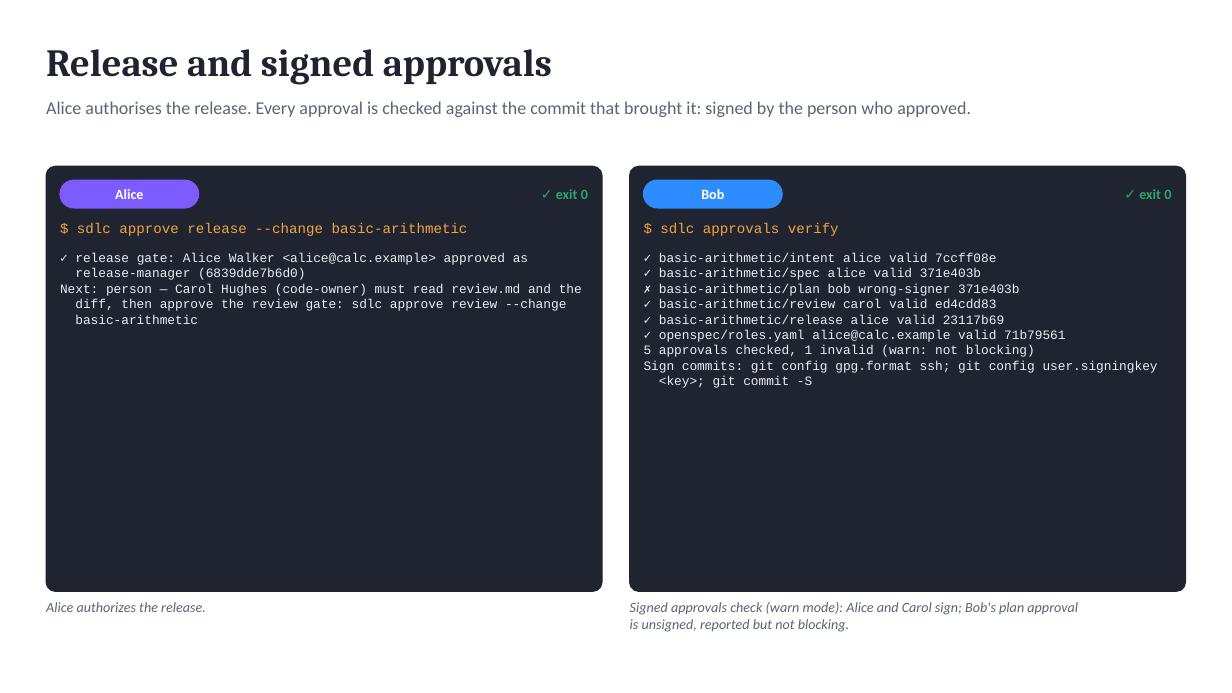
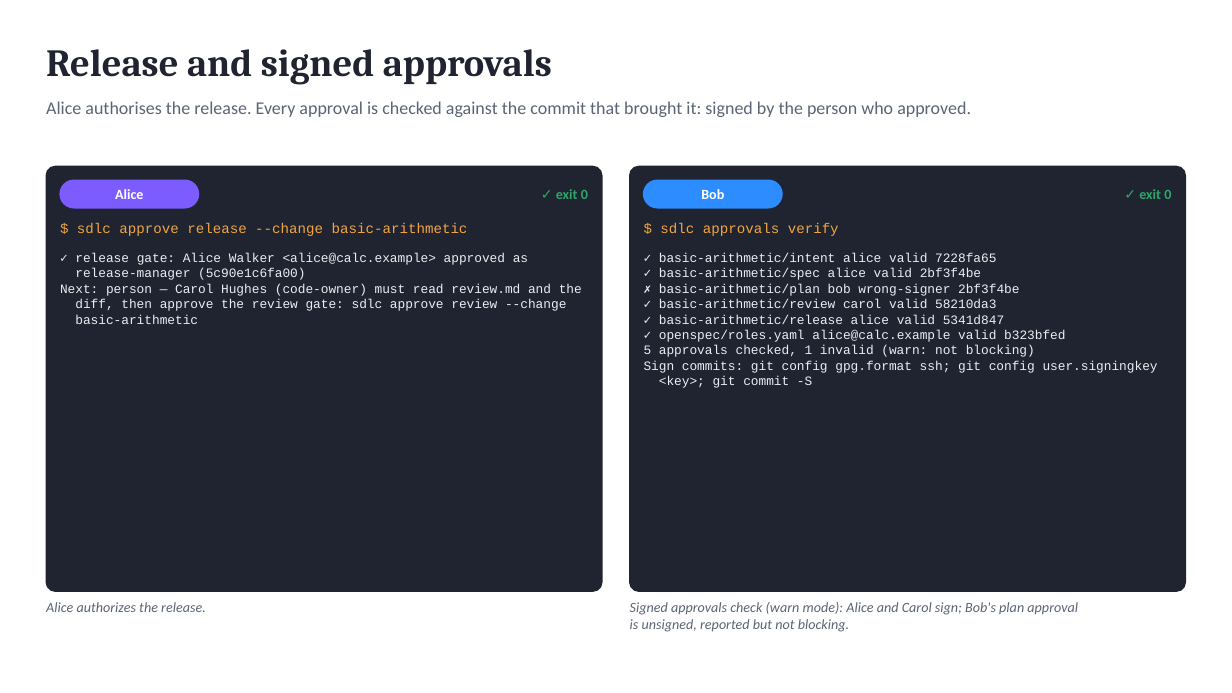
Before and after one commit to marin-ai-tech/sdlc, a slide deck: slide 13 of docs/demo/sdlc-calculator-demo.en.pptx. Drawn at 1232x693 pixels with LibreOffice and Linux fonts; fonts in the diff are those of the drawing. Boxes give left, top, right and bottom in pixels: in the first picture for what was removed or moved away, otherwise in the second. Text is boxed around its words. In the diff, an @@ line names an element or a change of style, - is before the commit and + after.

```diff
--- a/docs/demo/sdlc-calculator-demo.en.pptx
+++ b/docs/demo/sdlc-calculator-demo.en.pptx
@@ text at [75,268,305,280]: text changed @@
-release-manager (6839dde7b6d0)
+release-manager (5c90e1c6fa00)
@@ text at [659,253,1065,342]: text changed @@
-✓ basic-arithmetic/intent alice valid 7ccff08e
-✓ basic-arithmetic/spec alice valid 371e403b
-✗ basic-arithmetic/plan bob wrong-signer 371e403b
-✓ basic-arithmetic/review carol valid ed4cdd83
-✓ basic-arithmetic/release alice valid 23117b69
-✓ openspec/roles.yaml alice@calc.example valid 71b79561
+✓ basic-arithmetic/intent alice valid 7228fa65
+✓ basic-arithmetic/spec alice valid 2bf3f4be
+✗ basic-arithmetic/plan bob wrong-signer 2bf3f4be
+✓ basic-arithmetic/review carol valid 58210da3
+✓ basic-arithmetic/release alice valid 5341d847
+✓ openspec/roles.yaml alice@calc.example valid b323bfed
```
Also in this commit, not shown: 5 other slides changed, 38 other files.
